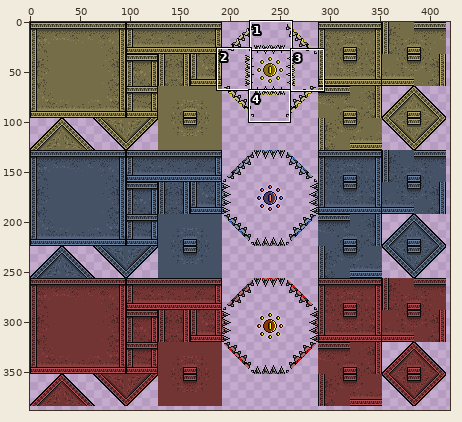
Two versions of one sprite sheet, Assets/Maps/tileset.png. Above, an overview of the earlier version with the close-up marked.
Close-up. First the earlier version:
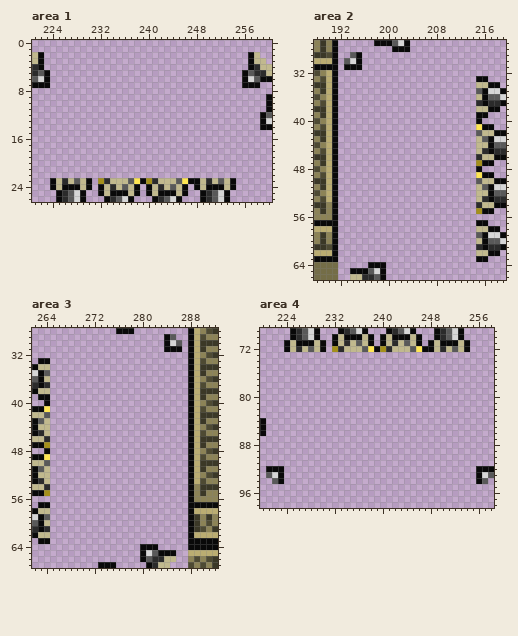
The file is 512x512 pixels. Pixels under 10% opacity are left out. Colours within 5 levels of each other are drawn and written as one. Shown: area 1: x 221..260, y 0..26; area 2: x 188..219, y 27..66; area 3: x 262..292, y 28..67; area 4: x 220..258, y 69..98. The wide view leaves out empty margins. The commit also changed other parts of the picture, which this record leaves out.
After the commit:
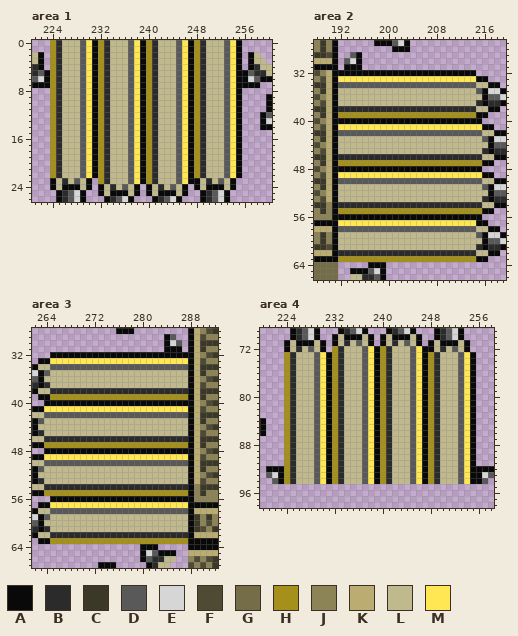
Palette (. is transparent): A #090909  B #2b2b2b  C #3b3827  D #595959  E #d6d6d6  F #4e4a33  G #746d47  H #a4901b  J #8c8357  K #bbad72  L #c1b98e  M #ffe653
Difference:
Changed rows in their new state; - is an unchanged pixel.
Area 1:
first column x 224:
 0 HBLLLDMAHBLLLDMAHBLLLDMAHBLLLDMA
 1 HBLLLDMAHBLLLDMAHBLLLDMAHBLLLDMA
 2 HBLLLDMAHBLLLDMAHBLLLDMAHBLLLDMA
 3 HBLLLDMAHBLLLDMAHBLLLDMAHBLLLDMA
 4 HBLLLDMAHBLLLDMAHBLLLDMAHBLLLDMA
 5 HBLLLDMAHBLLLDMAHBLLLDMAHBLLLDMA
 6 HBLLLDMAHBLLLDMAHBLLLDMAHBLLLDMA
 7 HBLLLDMAHBLLLDMAHBLLLDMAHBLLLDMA
 8 HBLLLDMAHBLLLDMAHBLLLDMAHBLLLDMA
 9 HBLLLDMAHBLLLDMAHBLLLDMAHBLLLDMA
10 HBLLLDMAHBLLLDMAHBLLLDMAHBLLLDMA
11 HBLLLDMAHBLLLDMAHBLLLDMAHBLLLDMA
12 HBLLLDMAHBLLLDMAHBLLLDMAHBLLLDMA
13 HBLLLDMAHBLLLDMAHBLLLDMAHBLLLDMA
14 HBLLLDMAHBLLLDMAHBLLLDMAHBLLLDMA
15 HBLLLDMAHBLLLDMAHBLLLDMAHBLLLDMA
16 HBLLLDMAHBLLLDMAHBLLLDMAHBLLLDMA
17 HBLLLDMAHBLLLDMAHBLLLDMAHBLLLDMA
18 HBLLLDMAHBLLLDMAHBLLLDMAHBLLLDMA
19 HBLLLDMAHBLLLDMAHBLLLDMAHBLLLDMA
20 HBLLLDMAHBLLLDMAHBLLLDMAHBLLLDMA
21 HBLLLDMAHBLLLDMAHBLLLDMAHBLLLDMA
22 HBLLLDMAHBLLLDMAHBLLLDMAHBLLLDMA
Area 2:
first column x 192:
32 AAAAAAAAAAAAAAAAAAAAAAA-
33 MMMMMMMMMMMMMMMMMMMMMMM-
34 DDDDDDDDDDDDDDDDDDDDDDD-
35 LLLLLLLLLLLLLLLLLLLLLLL-
36 LLLLLLLLLLLLLLLLLLLLLLL-
37 LLLLLLLLLLLLLLLLLLLLLLL-
38 BBBBBBBBBBBBBBBBBBBBBBB-
39 HHHHHHHHHHHHHHHHHHHHHHH-
40 AAAAAAAAAAAAAAAAAAAAAAA-
41 MMMMMMMMMMMMMMMMMMMMMMM-
42 DDDDDDDDDDDDDDDDDDDDDDD-
43 LLLLLLLLLLLLLLLLLLLLLLL-
44 LLLLLLLLLLLLLLLLLLLLLLL-
45 LLLLLLLLLLLLLLLLLLLLLLL-
46 BBBBBBBBBBBBBBBBBBBBBBB-
47 HHHHHHHHHHHHHHHHHHHHHHH-
48 AAAAAAAAAAAAAAAAAAAAAAA-
49 MMMMMMMMMMMMMMMMMMMMMMM-
50 DDDDDDDDDDDDDDDDDDDDDDD-
51 LLLLLLLLLLLLLLLLLLLLLLL-
52 LLLLLLLLLLLLLLLLLLLLLLL-
53 LLLLLLLLLLLLLLLLLLLLLLL-
54 BBBBBBBBBBBBBBBBBBBBBBB-
55 HHHHHHHHHHHHHHHHHHHHHHH-
56 AAAAAAAAAAAAAAAAAAAAAAAA
57 MMMMMMMMMMMMMMMMMMMMMMM-
58 DDDDDDDDDDDDDDDDDDDDDDD-
59 LLLLLLLLLLLLLLLLLLLLLLL-
60 LLLLLLLLLLLLLLLLLLLLLLL-
61 LLLLLLLLLLLLLLLLLLLLLLL-
62 BBBBBBBBBBBBBBBBBBBBBBB-
63 HHHHHHHHHHHHHHHHHHHHHHH-
Area 3:
first column x 265:
32 AAAAAAAAAAAAAAAAAAAAAAA
33 MMMMMMMMMMMMMMMMMMMMMMM
34 DDDDDDDDDDDDDDDDDDDDDDD
35 LLLLLLLLLLLLLLLLLLLLLLL
36 LLLLLLLLLLLLLLLLLLLLLLL
37 LLLLLLLLLLLLLLLLLLLLLLL
38 BBBBBBBBBBBBBBBBBBBBBBB
39 HHHHHHHHHHHHHHHHHHHHHHH
40 AAAAAAAAAAAAAAAAAAAAAAA
41 MMMMMMMMMMMMMMMMMMMMMMM
42 DDDDDDDDDDDDDDDDDDDDDDD
43 LLLLLLLLLLLLLLLLLLLLLLL
44 LLLLLLLLLLLLLLLLLLLLLLL
45 LLLLLLLLLLLLLLLLLLLLLLL
46 BBBBBBBBBBBBBBBBBBBBBBB
47 HHHHHHHHHHHHHHHHHHHHHHH
48 AAAAAAAAAAAAAAAAAAAAAAA
49 MMMMMMMMMMMMMMMMMMMMMMM
50 DDDDDDDDDDDDDDDDDDDDDDD
51 LLLLLLLLLLLLLLLLLLLLLLL
52 LLLLLLLLLLLLLLLLLLLLLLL
53 LLLLLLLLLLLLLLLLLLLLLLL
54 BBBBBBBBBBBBBBBBBBBBBBB
55 HHHHHHHHHHHHHHHHHHHHHHH
56 AAAAAAAAAAAAAAAAAAAAAAA
57 MMMMMMMMMMMMMMMMMMMMMMM
58 DDDDDDDDDDDDDDDDDDDDDDD
59 LLLLLLLLLLLLLLLLLLLLLLL
60 LLLLLLLLLLLLLLLLLLLLLLL
61 LLLLLLLLLLLLLLLLLLLLLLL
62 BBBBBBBBBBBBBBBBBBBBBBB
63 HHHHHHHHHHHHHHHHHHHHHHH
Area 4:
first column x 224:
73 HBLLLDMAHBLLLDMAHBLLLDMAHBLLLDMA
74 HBLLLDMAHBLLLDMAHBLLLDMAHBLLLDMA
75 HBLLLDMAHBLLLDMAHBLLLDMAHBLLLDMA
76 HBLLLDMAHBLLLDMAHBLLLDMAHBLLLDMA
77 HBLLLDMAHBLLLDMAHBLLLDMAHBLLLDMA
78 HBLLLDMAHBLLLDMAHBLLLDMAHBLLLDMA
79 HBLLLDMAHBLLLDMAHBLLLDMAHBLLLDMA
80 HBLLLDMAHBLLLDMAHBLLLDMAHBLLLDMA
81 HBLLLDMAHBLLLDMAHBLLLDMAHBLLLDMA
82 HBLLLDMAHBLLLDMAHBLLLDMAHBLLLDMA
83 HBLLLDMAHBLLLDMAHBLLLDMAHBLLLDMA
84 HBLLLDMAHBLLLDMAHBLLLDMAHBLLLDMA
85 HBLLLDMAHBLLLDMAHBLLLDMAHBLLLDMA
86 HBLLLDMAHBLLLDMAHBLLLDMAHBLLLDMA
87 HBLLLDMAHBLLLDMAHBLLLDMAHBLLLDMA
88 HBLLLDMAHBLLLDMAHBLLLDMAHBLLLDMA
89 HBLLLDMAHBLLLDMAHBLLLDMAHBLLLDMA
90 HBLLLDMAHBLLLDMAHBLLLDMAHBLLLDMA
91 HBLLLDMAHBLLLDMAHBLLLDMAHBLLLDMA
92 HBLLLDMAHBLLLDMAHBLLLDMAHBLLLDMA
93 HBLLLDMAHBLLLDMAHBLLLDMAHBLLLDMA
94 HBLLLDMAHBLLLDMAHBLLLDMAHBLLLDMA
Pixel boxes of the changes (left, top, right, bottom) in both close-ups:
added: (50, 40, 242, 178)
added: (338, 70, 482, 262)
added: (50, 352, 188, 544)
added: (284, 352, 476, 484)
